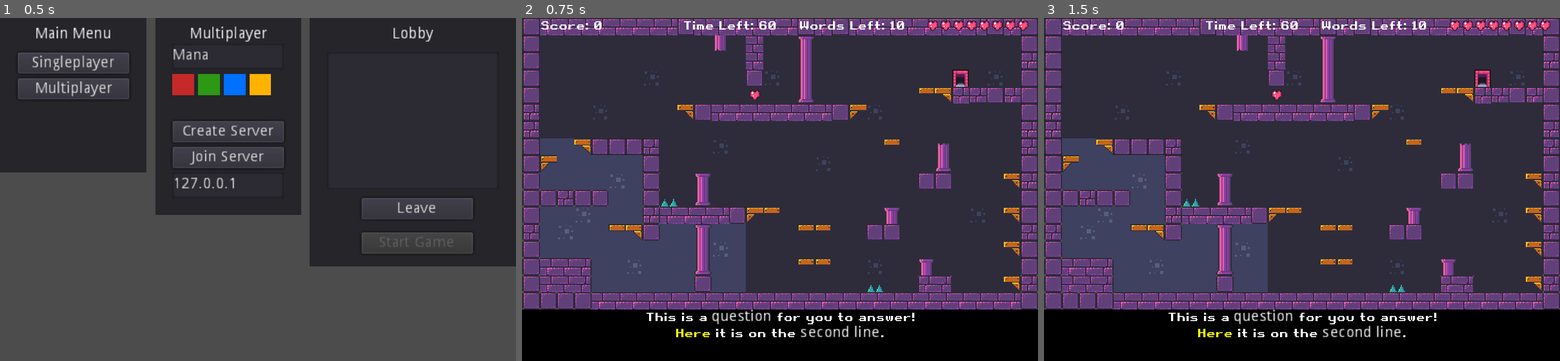
Above: before the commit, frames 1-3 (left to right).
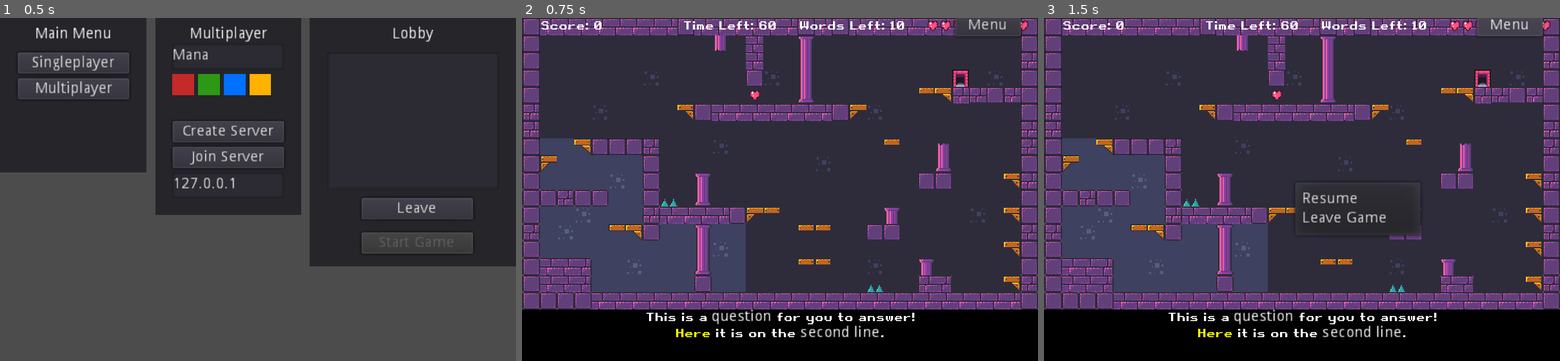
Above: after the commit, the same moments.

Repository: dalefrob/ELearningMultiplayer
Game: Godot game, scene res://Scenes/MainMenu.tscn
Two runs of this game, one before a commit and one after it. Both use one fixed random seed, a clock stepped at 60 frames per second and the inputs below.
Inputs (mouse positions are in pixels of both pictures, inside the frame that each line leads up to):
- Up to frame 1 (0.5 s): no input
- Up to frame 2 (0.75 s): click "Singleplayer" at 0.5 s
- Up to frame 3 (1.5 s): click (1508, 24) at 1.25 s, where only the run after the commit has a clickable "Menu"

Frame 1 is identical in both runs. In frame 2, 0.6% of the frame differs, in the area x 83-98%, y 0-6%; in frame 3, 1.4%, in the area x 48-98%, y 0-64%.

Commit message:
ui additions
- added an in-game menu and refactored some nodes

Diff:
--- a/Scenes/Game.tscn
+++ b/Scenes/Game.tscn
@@ -10,6 +10,8 @@
 [ext_resource path="res://Assets/castle_tileset.tres" type="TileSet" id=8]
 [ext_resource path="res://item_spawn_point.gd" type="Script" id=9]
 [ext_resource path="res://Assets/tileset.png" type="Texture" id=10]
+[ext_resource path="res://Scenes/InGameMenu.gd" type="Script" id=11]
+[ext_resource path="res://Scenes/GameUI.gd" type="Script" id=12]
 
 [sub_resource type="RectangleShape2D" id=1]
 extents = Vector2( 8, 2 )
@@ -32,7 +34,7 @@
 
 [node name="QuestionManager" type="Node" parent="."]
 script = ExtResource( 4 )
-question_text_path = NodePath("../../Game/Canvas/BottomCont/ColorRect/QuestionText")
+question_text_path = NodePath("../GameUI/BottomCont/ColorRect/QuestionText")
 spawn_positions = [ NodePath("../SpawnPositions/Position2D"), NodePath("../SpawnPositions/Position2D2"), NodePath("../SpawnPositions/Position2D3"), NodePath("../SpawnPositions/Position2D4"), NodePath("../SpawnPositions/Position2D5") ]
 
 [node name="SpawnPositions" type="Node" parent="."]
@@ -120,15 +122,16 @@
 [node name="CollisionShape2D" type="CollisionShape2D" parent="MapObjects/Door"]
 shape = SubResource( 2 )
 
-[node name="Canvas" type="CanvasLayer" parent="."]
-
-[node name="TopCont" type="Control" parent="Canvas"]
+[node name="GameUI" type="CanvasLayer" parent="."]
+script = ExtResource( 12 )
+
+[node name="TopCont" type="Control" parent="GameUI"]
 anchor_right = 1.0
 margin_left = 16.0
 margin_right = -16.0
 margin_bottom = 14.0
 
-[node name="ScoreLabel" type="Label" parent="Canvas/TopCont"]
+[node name="ScoreLabel" type="Label" parent="GameUI/TopCont"]
 margin_right = 61.0
 margin_bottom = 14.0
 custom_fonts/font = SubResource( 3 )
@@ -137,7 +140,7 @@
 "_edit_use_anchors_": false
 }
 
-[node name="TimeLabel" type="Label" parent="Canvas/TopCont"]
+[node name="TimeLabel" type="Label" parent="GameUI/TopCont"]
 margin_left = 133.0
 margin_right = 225.0
 margin_bottom = 14.0
@@ -147,7 +150,7 @@
 "_edit_use_anchors_": false
 }
 
-[node name="WordsLeft" type="Label" parent="Canvas/TopCont"]
+[node name="WordsLeft" type="Label" parent="GameUI/TopCont"]
 margin_left = 241.0
 margin_right = 344.0
 margin_bottom = 14.0
@@ -157,7 +160,7 @@
 "_edit_use_anchors_": false
 }
 
-[node name="HeartsContainer" type="HBoxContainer" parent="Canvas/TopCont"]
+[node name="HeartsContainer" type="HBoxContainer" parent="GameUI/TopCont"]
 margin_left = 360.0
 margin_right = 360.0
 margin_bottom = 14.0
@@ -167,7 +170,20 @@
 "_edit_use_anchors_": false
 }
 
-[node name="SideCont" type="MarginContainer" parent="Canvas"]
+[node name="MenuButton" type="Button" parent="GameUI/TopCont"]
+anchor_left = 1.0
+anchor_top = 0.5
+anchor_right = 1.0
+anchor_bottom = 0.5
+margin_left = -61.0
+margin_top = -10.0
+margin_bottom = 10.0
+text = "Menu"
+__meta__ = {
+"_edit_use_anchors_": false
+}
+
+[node name="SideCont" type="MarginContainer" parent="GameUI"]
 visible = false
 anchor_left = 1.0
 anchor_top = 0.5
@@ -180,7 +196,7 @@
 "_edit_use_anchors_": false
 }
 
-[node name="CollectedWords" type="ItemList" parent="Canvas/SideCont"]
+[node name="CollectedWords" type="ItemList" parent="GameUI/SideCont"]
 margin_right = 40.0
 margin_bottom = 100.0
 grow_horizontal = 0
@@ -189,7 +205,7 @@
 "_edit_use_anchors_": false
 }
 
-[node name="BottomCont" type="MarginContainer" parent="Canvas"]
+[node name="BottomCont" type="MarginContainer" parent="GameUI"]
 anchor_top = 1.0
 anchor_right = 1.0
 anchor_bottom = 1.0
@@ -199,12 +215,12 @@
 "_edit_use_anchors_": false
 }
 
-[node name="ColorRect" type="ColorRect" parent="Canvas/BottomCont"]
+[node name="ColorRect" type="ColorRect" parent="GameUI/BottomCont"]
 margin_right = 480.0
 margin_bottom = 48.0
 color = Color( 0, 0, 0, 1 )
 
-[node name="QuestionText" type="RichTextLabel" parent="Canvas/BottomCont/ColorRect"]
+[node name="QuestionText" type="RichTextLabel" parent="GameUI/BottomCont/ColorRect"]
 anchor_right = 1.0
 anchor_bottom = 1.0
 grow_horizontal = 2
@@ -220,7 +236,7 @@
 "_edit_use_anchors_": false
 }
 
-[node name="GameOverPanel" type="Panel" parent="Canvas"]
+[node name="GameOverPanel" type="Panel" parent="GameUI"]
 visible = false
 anchor_left = 0.5
 anchor_top = 0.5
@@ -234,7 +250,7 @@
 "_edit_use_anchors_": false
 }
 
-[node name="GameOverLabel" type="Label" parent="Canvas/GameOverPanel"]
+[node name="GameOverLabel" type="Label" parent="GameUI/GameOverPanel"]
 margin_right = 120.0
 margin_bottom = 20.0
 text = "Game Over!"
@@ -244,7 +260,7 @@
 "_edit_use_anchors_": false
 }
 
-[node name="ScoreLabel" type="Label" parent="Canvas/GameOverPanel"]
+[node name="ScoreLabel" type="Label" parent="GameUI/GameOverPanel"]
 anchor_top = 0.5
 anchor_right = 1.0
 anchor_bottom = 0.5
@@ -255,7 +271,7 @@
 align = 1
 autowrap = true
 
-[node name="TryAgainButton" type="Button" parent="Canvas/GameOverPanel"]
+[node name="TryAgainButton" type="Button" parent="GameUI/GameOverPanel"]
 anchor_top = 1.0
 anchor_right = 1.0
 anchor_bottom = 1.0
@@ -265,7 +281,7 @@
 "_edit_use_anchors_": false
 }
 
-[node name="RoundOverPanel" type="Panel" parent="Canvas"]
+[node name="RoundOverPanel" type="Panel" parent="GameUI"]
 visible = false
 anchor_left = 0.5
 anchor_top = 0.5
@@ -279,7 +295,7 @@
 "_edit_use_anchors_": false
 }
 
-[node name="ScoresLabel" type="Label" parent="Canvas/RoundOverPanel"]
+[node name="ScoresLabel" type="Label" parent="GameUI/RoundOverPanel"]
 margin_right = 168.0
 margin_bottom = 20.0
 text = "Scores"
@@ -289,7 +305,7 @@
 "_edit_use_anchors_": false
 }
 
-[node name="PlayerScores" type="ItemList" parent="Canvas/RoundOverPanel"]
+[node name="PlayerScores" type="ItemList" parent="GameUI/RoundOverPanel"]
 margin_left = 8.0
 margin_top = 20.0
 margin_right = 160.0
@@ -298,7 +314,7 @@
 "_edit_use_anchors_": false
 }
 
-[node name="ReadyCountdown" type="Button" parent="Canvas/RoundOverPanel"]
+[node name="ReadyCountdown" type="Button" parent="GameUI/RoundOverPanel"]
 anchor_top = 1.0
 anchor_right = 1.0
 anchor_bottom = 1.0
@@ -308,7 +324,8 @@
 "_edit_use_anchors_": false
 }
 
-[node name="StartPanel" type="Panel" parent="Canvas"]
+[node name="StartPanel" type="Panel" parent="GameUI"]
+visible = false
 anchor_left = 0.5
 anchor_top = 0.5
 anchor_right = 0.5
@@ -321,12 +338,26 @@
 "_edit_use_anchors_": false
 }
 
-[node name="StartButton" type="Button" parent="Canvas/StartPanel"]
+[node name="StartButton" type="Button" parent="GameUI/StartPanel"]
 anchor_top = 1.0
 anchor_right = 1.0
 anchor_bottom = 1.0
 margin_top = -20.0
 text = "Start Game"
+__meta__ = {
+"_edit_use_anchors_": false
+}
+
+[node name="InGameMenu" type="PopupMenu" parent="GameUI"]
+anchor_left = 0.5
+anchor_top = 0.5
+anchor_right = 0.5
+anchor_bottom = 0.5
+margin_left = -10.0
+margin_top = -10.0
+margin_right = 10.0
+margin_bottom = 10.0
+script = ExtResource( 11 )
 __meta__ = {
 "_edit_use_anchors_": false
 }
@@ -341,6 +372,8 @@
 [connection signal="timeout" from="Timer" to="." method="_on_Timer_timeout"]
 [connection signal="body_entered" from="MapObjects/Spike" to="MapObjects/Spike" method="_on_Spike_body_entered"]
 [connection signal="body_entered" from="MapObjects/Spike2" to="MapObjects/Spike2" method="_on_Spike_body_entered"]
-[connection signal="button_up" from="Canvas/GameOverPanel/TryAgainButton" to="." method="_on_TryAgainButton_button_up"]
-[connection signal="button_up" from="Canvas/RoundOverPanel/ReadyCountdown" to="." method="_on_TryAgainButton_button_up"]
-[connection signal="button_up" from="Canvas/StartPanel/StartButton" to="." method="_on_StartButton_button_up"]
+[connection signal="pressed" from="GameUI/TopCont/MenuButton" to="GameUI" method="_on_MenuButton_pressed"]
+[connection signal="button_up" from="GameUI/GameOverPanel/TryAgainButton" to="." method="_on_TryAgainButton_button_up"]
+[connection signal="button_up" from="GameUI/RoundOverPanel/ReadyCountdown" to="." method="_on_TryAgainButton_button_up"]
+[connection signal="button_up" from="GameUI/StartPanel/StartButton" to="." method="_on_StartButton_button_up"]
+[connection signal="id_pressed" from="GameUI/InGameMenu" to="GameUI/InGameMenu" method="_on_InGameMenu_id_pressed"]
--- /dev/null
+++ b/Scenes/GameUI.gd
@@ -0,0 +1,6 @@
+extends CanvasLayer
+
+onready var ingame_menu = $InGameMenu
+
+func _on_MenuButton_pressed():
+	ingame_menu.popup()
--- /dev/null
+++ b/Scenes/InGameMenu.gd
@@ -0,0 +1,17 @@
+extends PopupMenu
+
+const RESUME = 1
+const LEAVEGAME = 2
+
+# Called when the node enters the scene tree for the first time.
+func _ready():
+	add_item("Resume", RESUME)
+	add_item("Leave Game", LEAVEGAME)
+
+func _on_InGameMenu_id_pressed(id):
+	match id:
+		RESUME:
+			self.hide()
+		LEAVEGAME:
+			var game = get_node("/root/Game")
+			game._leave_game()
--- a/Scenes/MainMenu.tscn
+++ b/Scenes/MainMenu.tscn
@@ -1,12 +1,14 @@
-[gd_scene load_steps=4 format=2]
+[gd_scene load_steps=5 format=2]
 
 [ext_resource path="res://MultiplayerMenuPanel.gd" type="Script" id=1]
 [ext_resource path="res://MainMenuPanel.gd" type="Script" id=2]
 [ext_resource path="res://LobbyPanel.gd" type="Script" id=3]
-
-[node name="Control" type="Control"]
+[ext_resource path="res://Scenes/main.gd" type="Script" id=4]
+
+[node name="Main" type="Control"]
 anchor_right = 1.0
 anchor_bottom = 1.0
+script = ExtResource( 4 )
 __meta__ = {
 "_edit_use_anchors_": false
 }
--- /dev/null
+++ b/Scenes/main.gd
@@ -0,0 +1,8 @@
+extends Control
+
+# Called when the node enters the scene tree for the first time.
+func _ready():
+	pass # Replace with function body.
+
+func reset_menus():
+	$LobbyPanel/ItemList.clear()
--- a/game.gd
+++ b/game.gd
@@ -10,12 +10,14 @@
 
 onready var question_manager = $QuestionManager
 
-onready var question_text = $Canvas/BottomCont/ColorRect/QuestionText
-onready var score_label = $Canvas/TopCont/ScoreLabel
-onready var time_label = $Canvas/TopCont/TimeLabel
+onready var question_text = $GameUI/BottomCont/ColorRect/QuestionText
+onready var score_label = $GameUI/TopCont/ScoreLabel
+onready var time_label = $GameUI/TopCont/TimeLabel
 
-onready var start_panel = $Canvas/StartPanel
-onready var gameover_panel = $Canvas/GameOverPanel
+onready var start_panel = $GameUI/StartPanel
+onready var gameover_panel = $GameUI/GameOverPanel
+
+signal on_leave_game
 
 var time_left := 10
 var my_score := 0
@@ -54,7 +56,7 @@
 
 func _on_player_died():
 	$Timer.stop()
-	$Canvas/GameOverPanel/ScoreLabel.text = "Your score was: " + str(my_score)
+	$GameUI/GameOverPanel/ScoreLabel.text = "Your score was: " + str(my_score)
 	gameover_panel.show()
 
 
@@ -76,3 +78,6 @@
 	gameover_panel.hide()
 	reset_game()
 	start_panel.show()
+
+func _leave_game():
+	pass
--- a/network_game.gd
+++ b/network_game.gd
@@ -2,7 +2,7 @@
 
 # Multiplayer word collection game
 
-onready var roundover_panel = $Canvas/RoundOverPanel
+onready var roundover_panel = $GameUI/RoundOverPanel
 onready var map_objects = get_node("MapObjects")
 onready var collectible_word_scene = preload("res://Scenes/CollectibleWord.tscn")
 
@@ -121,3 +121,12 @@
 	gameover_panel.hide()
 	reset_game()
 	start_panel.show()
+
+
+func _leave_game():
+	if get_tree().network_peer:
+		get_tree().set_network_peer(null)
+	get_node("/root/Main").reset_menus()
+	print("Left the game.")
+	# delete this node AFTER setting up sibling node
+	queue_free()
Not shown: 1 places in Scenes/Game.tscn that only renumber resources
